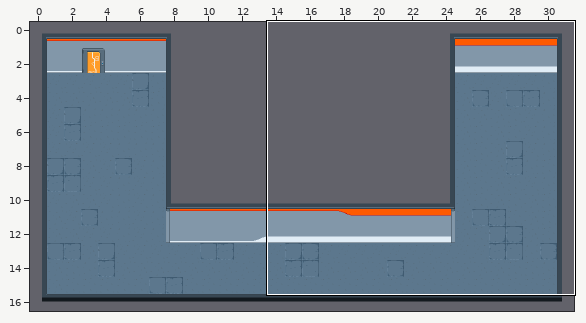
Tiled map -- assets/area_experimentacion/area_exp2.tmx. The first picture is a wide view before the edit; the outline marks the close-up.
Close-up. Before the edit:
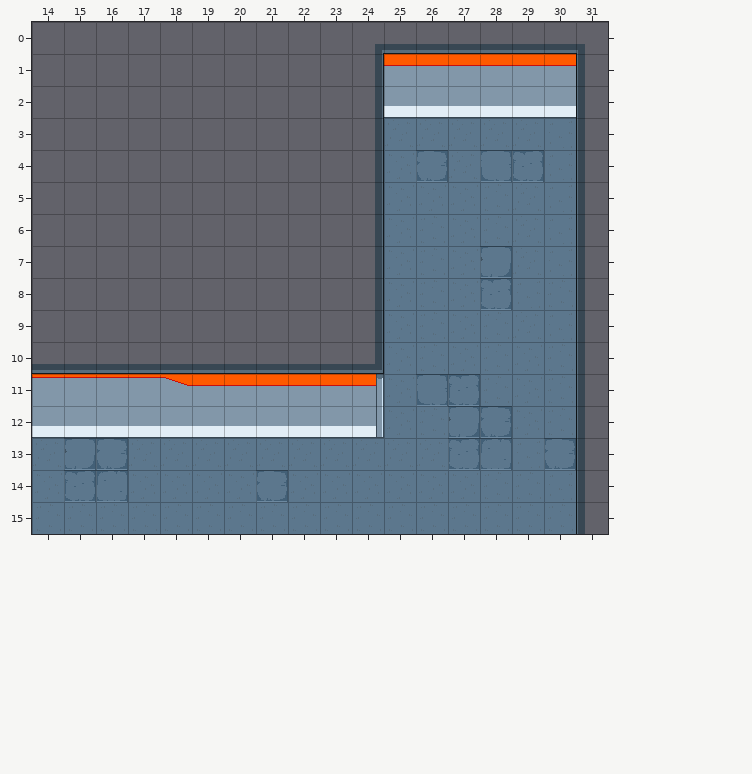
Cells are 32x32 px. Shown: x 14..31, y 0..15. The commit also changed other parts of the map, which this record leaves out.
And afterwards:
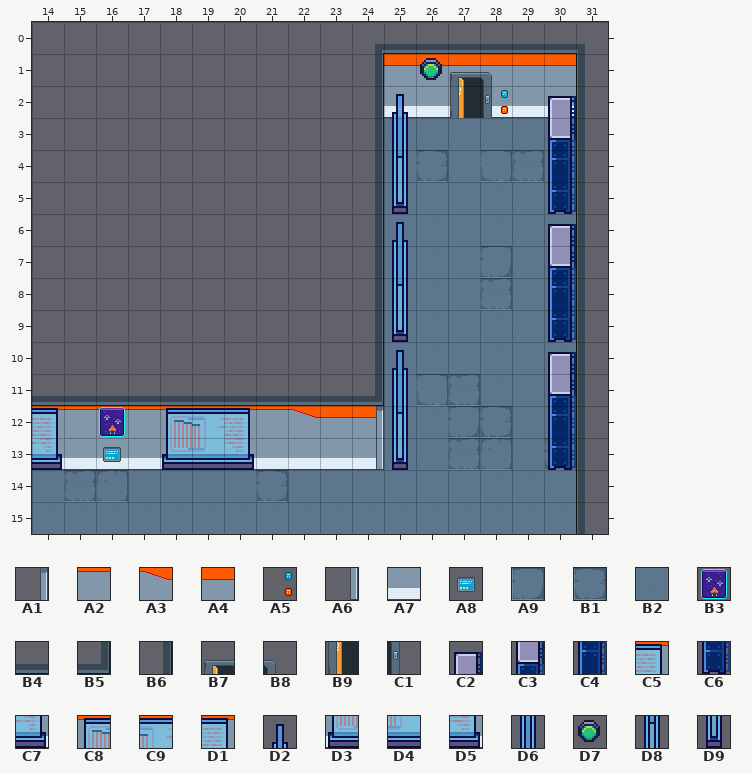
Key: from "pixel-cyberpunk-interior": A1 1, A2 2, A3 3, A4 4, A5 5, A6 22, A7 25, A8 28, A9 43, B1 44, B2 45, B3 82, B4 86, B5 106, B6 126, B7 155, B8 156, B9 176, C1 177; from "tilesStuff": C2 331, C3 368, C4 405, C5 435, C6 442, C7 472, C8 477, C9 478, D1 479, D2 480, D3 514, D4 515, D5 516, D6 517, D7 543, D8 554, D9 591.
__ is an empty cell, ## one hidden under a higher layer.
Tiles of an added or newly shown layer are drawn over the layers below it.
See-through tiles are keyed as they look on the map.
Diff:
Layer "Tile Layer 1":
y 10: x 14..24 B4 B4 B4 B4 B4 B4 B4 B4 B4 B4 B5 -> __ __ __ __ __ __ __ __ __ __ __
y 11: x 14..24 A2 A2 A2 A2 A3 A4 A4 A4 A4 A4 A4 -> __ __ __ __ __ __ __ __ __ __ __
y 12: x 14..24 A7 A7 A7 A7 A7 A7 A7 A7 A7 A7 A7 -> __ __ __ __ __ __ __ __ __ __ __
Layer "Tile Layer 2":
y 10: x 24 __ -> B6
y 11: x 24 A1 -> B5
y 12: x 14..24 __ __ __ __ __ __ __ __ __ __ A6 -> A2 A2 A2 A2 A2 A2 A2 A2 A3 A4 A4
y 13: x 14..24 B2 A9 B1 B2 B2 B2 B2 B2 B2 B2 B2 -> A7 A7 A7 A7 A7 A7 A7 A7 ## ## ##
Layer "puerta_abierta":
y 1: x 26..28 __ __ __ -> D7 B7 B8
y 2: x 27..28 __ __ -> B9 C1
y 13: x 16 __ -> A8
Layer "decoracion" (added):
y 2: x 25 __ -> D2; x 28 __ -> A5; x 30 __ -> C2
y 3: x 25 __ -> D6; x 30 __ -> C3
y 4: x 25 __ -> D8; x 30 __ -> C4
y 5: x 25 __ -> D9; x 30 __ -> C6
y 6: x 25 __ -> D2; x 30 __ -> C2
y 7: x 25 __ -> D6; x 30 __ -> C3
y 8: x 25 __ -> D8; x 30 __ -> C4
y 9: x 25 __ -> D9; x 30 __ -> C6
y 10: x 25 __ -> D2; x 30 __ -> C2
y 11: x 14..23 __ __ __ __ __ __ __ __ __ __ -> B4 B4 B4 B4 B4 B4 B4 B4 B4 B4; x 25 __ -> D6; x 30 __ -> C3
y 12: x 24..25 __ __ -> A1 D8; x 30 __ -> C4
y 13: x 24..25 __ __ -> A7 D9; x 30 __ -> C6
Layer "decoracion2" (added):
y 12: x 14 __ -> C5; x 16 __ -> B3; x 18..20 __ __ __ -> C8 C9 D1
y 13: x 14 __ -> C7; x 18..20 __ __ __ -> D3 D4 D5; x 22..24 __ __ __ -> A7 A7 A6
